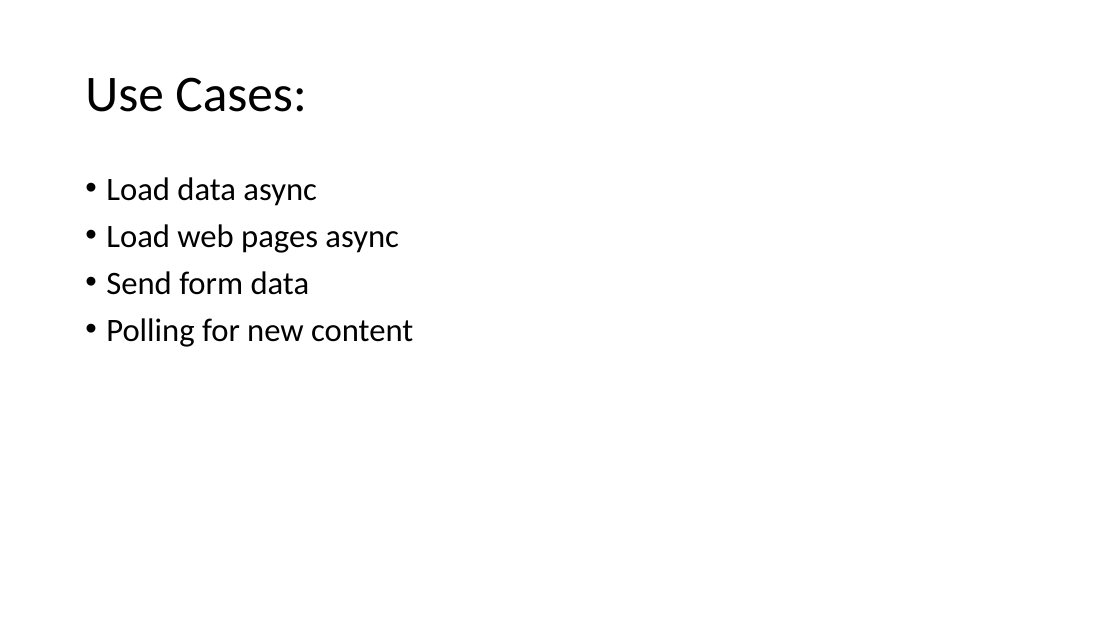
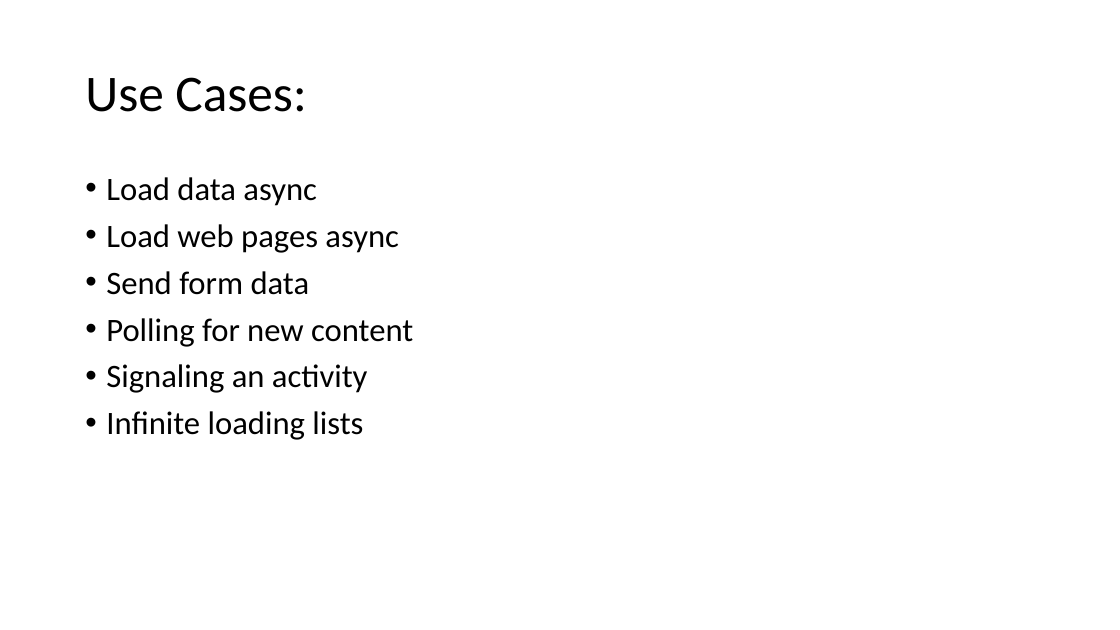
Before and after one commit to arunrajora/AJAX-Demo, a slide deck: slide 5 of AJAX Advanced.pptx. Drawn at 1120x630 pixels with LibreOffice and Linux fonts; fonts in the diff are those of the drawing. Boxes give left, top, right and bottom in pixels: in the first picture for what was removed or moved away, otherwise in the second. Text is boxed around its words. In the diff, an @@ line names an element or a change of style, - is before the commit and + after.

```diff
--- a/AJAX Advanced.pptx
+++ b/AJAX Advanced.pptx
@@ text at [106, 364, 367, 440]: paragraphs added @@
+• Signaling an activity
+• Infinite loading lists
```
Also in this commit, not shown: 4 other slides changed, 20 other files.
